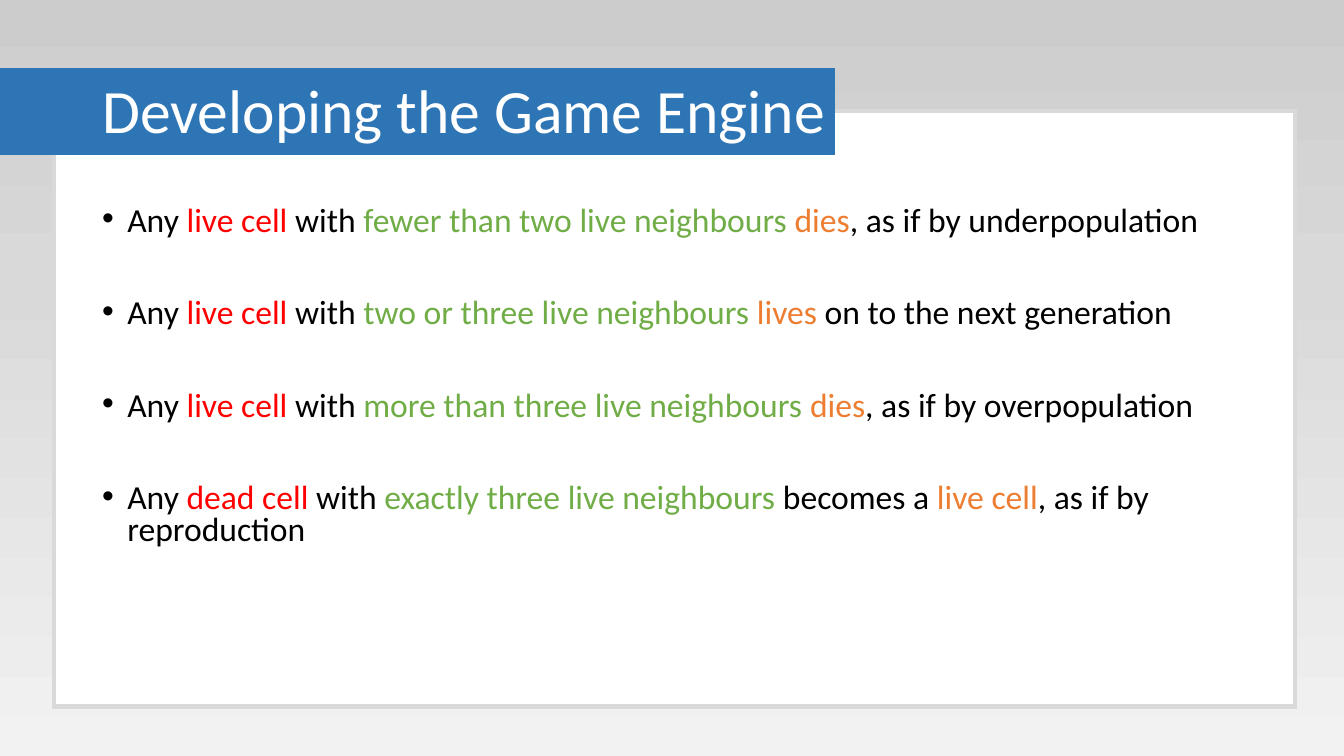
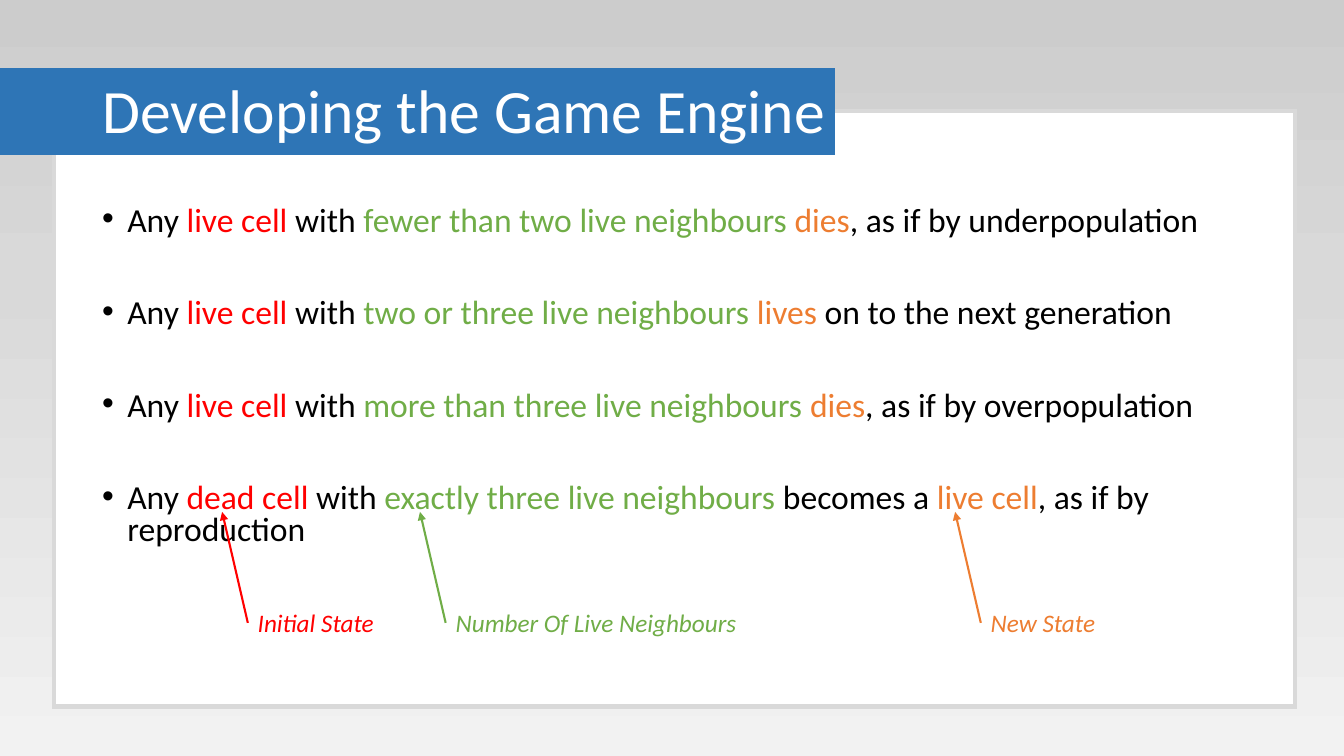
Before and after one commit to Paul-Hadfield/GameOfLife-Talk, a slide deck: slide 14 of Game Of Life Presentation.pptx (slide 9 before the commit). Drawn at 1344x756 pixels with LibreOffice and Linux fonts; fonts in the diff are those of the drawing. Boxes give left, top, right and bottom in pixels: in the first picture for what was removed or moved away, otherwise in the second. Text is boxed around its words. In the diff, an @@ line names an element or a change of style, - is before the commit and + after.

```diff
--- a/Game Of Life Presentation.pptx
+++ b/Game Of Life Presentation.pptx
@@ arrow added from (248, 623) to (222, 512), #FF0000 1.5 pt @@
@@ arrow added from (446, 623) to (420, 512), #70AD47 1.5 pt @@
@@ arrow added from (981, 623) to (956, 512), #ED7D31 1.5 pt @@
@@ text added at (x1=258, y1=614, x2=374, y2=632), 18 pt, text #FF0000, italic @@
+Initial State
@@ text added at (x1=456, y1=614, x2=736, y2=637), 18 pt, text #70AD47, italic @@
+Number Of Live Neighbours
@@ text added at (x1=991, y1=615, x2=1096, y2=632), 18 pt, text #ED7D31, italic @@
+New State
```
Also in this commit, not shown: 8 other slides changed, 19 slides added, 1 slide removed.
